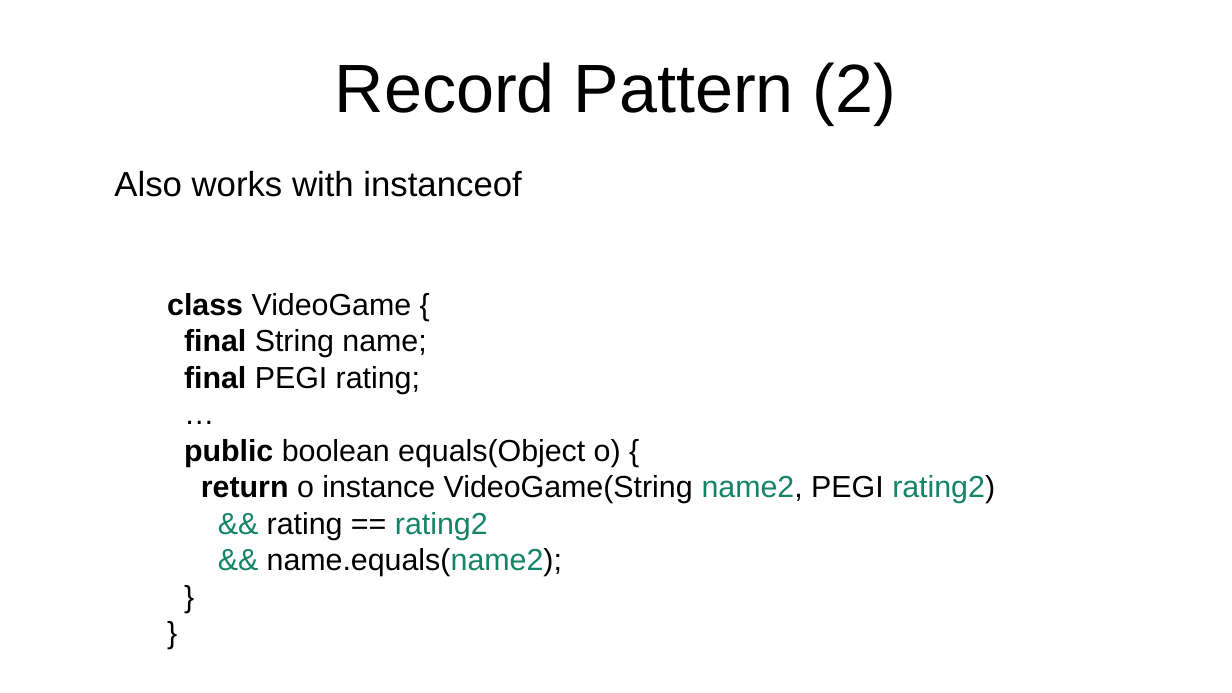
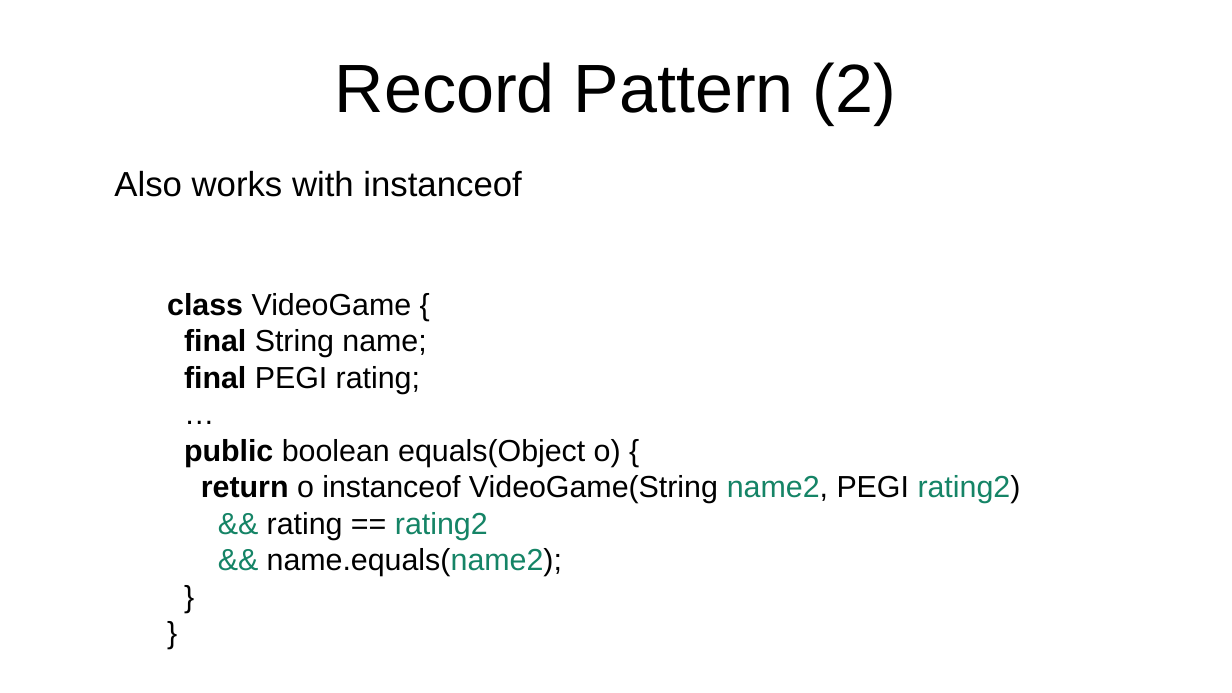
Before and after one commit to forax/pattern-matching, a slide deck: slide 39 of amber.odp. Drawn at 1232x693 pixels with LibreOffice and Linux fonts; fonts in the diff are those of the drawing. Boxes give left, top, right and bottom in pixels: in the first picture for what was removed or moved away, otherwise in the second. Text is boxed around its words. In the diff, an @@ line names an element or a change of style, - is before the commit and + after.

```diff
--- a/amber.odp
+++ b/amber.odp
@@ text at bbox=[167, 293, 1021, 576]: text changed @@
-  class VideoGame {
-  final String name;
-  final PEGI rating;
-  …
-  public boolean equals(Object o) {
-  return o instance VideoGame(String name2, PEGI rating2)
-  && rating == rating2
-  && name.equals(name2);
-  }
-  }
+  class VideoGame {
+  final String name;
+  final PEGI rating;
+  …
+  public boolean equals(Object o) {
+  return o instanceof VideoGame(String name2, PEGI rating2)
+  && rating == rating2
+  && name.equals(name2);
+  }
+  }
```
Also in this commit, not shown: 5 other slides changed, 8 other files.
